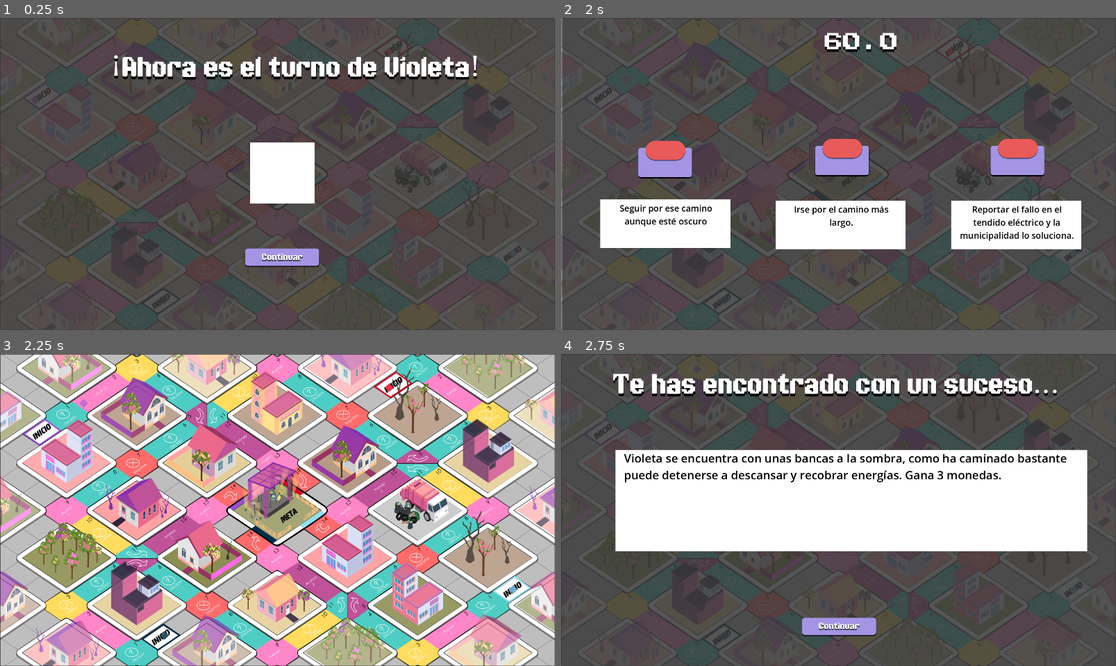
Above: before the commit, frames 1-4 (two rows, left to right).
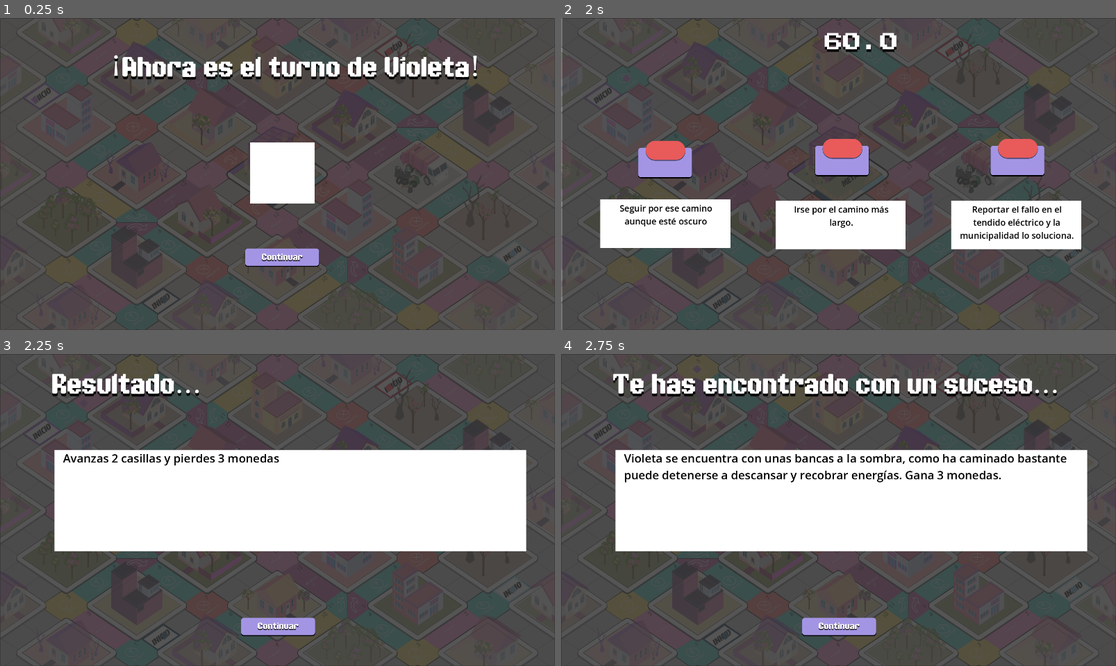
Above: after the commit, the same moments.

Repository: AleML1024/Ciudad-Magenta
Game: Godot game, scene res://Main.tscn
Same seed, same stepped clock (60 frames per second), same inputs: the game is played once before the commit and once after it.
Inputs (mouse positions are in pixels of both pictures, inside the frame that each line leads up to):
- Up to frame 1 (0.25 s): no input
- Up to frame 2 (2 s): click "Continuar" at 0.5 s; click "Continuar" at 1.25 s
- Up to frame 3 (2.25 s): click (105, 485) at 2.02 s
- Up to frame 4 (2.75 s): no input

Frames 1-2 are identical in both runs. In frame 3, 95% of the frame differs, in the area x 0-100%, y 0-100%; in frame 4, nothing differs.

Commit message:
Inicio de pantalla resultado

Diff:
--- a/Main.tscn
+++ b/Main.tscn
@@ -303,9 +303,12 @@
 
 [node name="Ruby" parent="Players" instance=ExtResource("3_trn2v")]
 position = Vector2(-17, 0)
+character_type = 1
 
 [node name="Celeste" parent="Players" instance=ExtResource("4_03owx")]
 position = Vector2(-12, 1)
+character_type = 2
 
 [node name="Marino" parent="Players" instance=ExtResource("5_wkp8b")]
 position = Vector2(-15, 4)
+character_type = 3
--- a/card_manager.gd
+++ b/card_manager.gd
@@ -60,15 +60,15 @@
 				"options" : [
 					{
 						"text": "Seguir por ese camino aunque esté oscuro",
-						"result": { "coins": -3, "move": 2}
+						"result": { "text": "Avanzas 2 casillas y pierdes 3 monedas", "coins": -3, "move": 2}
 					},
 					{
 						"text": "Irse por el camino más largo.",
-						"result": { "coins": 0, "move": 1}
+						"result": { "text": "Avanzas 1 casilla y no pierdes monedas", "coins": 0, "move": 1}
 					},
 					{
 						"text": "Reportar el fallo en el tendido eléctrico y la municipalidad lo soluciona.",
-						"result": { "coins": +3, "move": 1}
+						"result": { "text": "Avanzas 1 casilla y ganas 3 monedas", "coins": +3, "move": 1}
 					}
 				]
 			}
@@ -125,15 +125,15 @@
 				"options" : [
 					{
 						"text": "Pasar por la zona donde está la fábrica casi que sin respirar.",
-						"result": { "coins": -3, "move": 2}
+						"result": { "text": "Avanzas 2 casillas y pierdes 3 monedas", "coins": -3, "move": 2}
 					},
 					{
 						"text": "Evitar la ruta donde está la fábrica y dar la vuelta.",
-						"result": { "coins": 0, "move": 1}
+						"result": { "text": "Avanzas 1 casilla y no pierdes monedas", "coins": 0, "move": 1}
 					},
 					{
 						"text": "Reportar a la municipalidad la irregularidad en la emisión de gases y polvo.",
-						"result": { "coins": 0, "move": 1}
+						"result": { "text": "Avanzas 1 casilla y no pierdes monedas", "coins": 0, "move": 1}
 					}
 				]
 			}
@@ -186,15 +186,15 @@
 				"options" : [
 					{
 						"text": "Pasar por esa zona en donde el césped no se ha cortado, sin saber si existen sapos, culebras, lodo o huecos.",
-						"result": { "coins": -3, "move": 2}
+						"result": { "text": "Avanzas 2 casillas y pierdes 3 monedas", "coins": -3, "move": 2}
 					},
 					{
 						"text": "Dar la vuelta y pasar por otra zona en donde el césped sí haya sido podado.",
-						"result": { "coins": -3, "move": 1}
+						"result": { "text": "Avanzas 1 casilla y pierdes 3 monedas", "coins": -3, "move": 1}
 					},
 					{
 						"text": "Tomar fotos y publicar el descuido en redes sociales.",
-						"result": { "coins": +3, "move": 1}
+						"result": { "text": "Avanzas 1 casilla y ganas 3 monedas", "coins": +3, "move": 1}
 					}
 				]
 			}
@@ -248,11 +248,11 @@
 				"options" : [
 					{
 						"text": "Pasar caminando cuidadosamente por el sector en donde están jugando fútbol.",
-						"result": { "coins": -3, "move": 2}
+						"result": { "text": "Avanzas 2 casillas y pierdes 3 monedas", "coins": -3, "move": 2}
 					},
 					{
 						"text": "Irse por otra ruta en la que no estén jugando bola.",
-						"result": { "coins": 0, "move": 1}
+						"result": { "text": "Avanzas 1 casilla y no pierdes monedas", "coins": 0, "move": 1}
 					},
 					{
 						"text": "",
--- a/game_manager.gd
+++ b/game_manager.gd
@@ -14,6 +14,7 @@
 var game_time := 20 * 60
 var is_last_round := false
 var waiting_for_decision := false
+var pending_result : Dictionary = {}
 
 func _ready():
 	print("Game started")
@@ -28,6 +29,7 @@
 
 	text_screen.decision_continue_pressed.connect(_on_problem_continue)
 	text_screen.situation_continue_pressed.connect(_on_situation_continue)
+	text_screen.result_continue_pressed.connect(_on_result_continue)
 	decision_options_ui.option_selected.connect(_on_decision_resolved)
 	decision_options_ui.time_out.connect(_on_decision_timeout)
 
@@ -78,19 +80,6 @@
 	current_player_index = (current_player_index + 1) % players.size()
 	start_turn()
 
-func show_decision(player):
-	var card = player.pending_decision_card
-
-	if card.is_empty():
-		print("DECISIÓN sin carta válida")
-		return
-
-	if not card.has("text"):
-		print("Carta de decisión mal formada:", card)
-		return
-
-	print("DECISIÓN:", card["text"])
-
 func apply_decision_option(player, option: Dictionary):
 	player.has_pending_decision = false
 	player.pending_decision_card = {}
@@ -104,7 +93,8 @@
 		end_turn()
 
 func start_decision(player):
-	print("decision")
+	print("decision " + player.name)
+
 	waiting_for_decision = true
 	$TextScreen.visible = true
 	$DecisionOptionsScreen.visible = false
@@ -113,30 +103,23 @@
 	text_screen.show_screen(card["text"], "decision")
 
 
-func resolve_decision(player, result: Dictionary):
-	waiting_for_decision = false
-	player.has_pending_decision = false
-
-	if result.has("coins"):
-		player.add_coins(result["coins"])
-
-	if result.has("move") and result["move"] != 0:
-		player.move_steps(result["move"])
-	else:
-		end_turn()
-
 func _on_decision_resolved(result: Dictionary):
 	var player = players[current_player_index]
 
 	$DecisionOptionsScreen.visible = false
 	waiting_for_decision = false
 	player.has_pending_decision = false
+	$TextScreen.visible = true
+	text_screen.show_screen(result["text"], "result")
 
 	if result.has("coins"):
 		player.add_coins(result["coins"])
 
 	if result.has("move"):
 		await player.move_steps(result["move"])
+
+func _on_result_continue():
+	$TextScreen.visible = false
 
 func _on_decision_timeout():
 	$DecisionOptionsScreen.visible = false
--- a/text_screen.gd
+++ b/text_screen.gd
@@ -2,6 +2,7 @@
 
 signal decision_continue_pressed
 signal situation_continue_pressed
+signal result_continue_pressed
 
 @onready var body = $Panel/ColorRect/Label
 @onready var title = $Panel/Label
@@ -18,6 +19,8 @@
 		title.text = "Te has encontrado con un problema..."
 	if _type == "situation":
 		title.text = "Te has encontrado con un suceso..."
+	if _type == "result":
+		title.text = "Resultado..."
 	body.text = text
 	visible = true
 
@@ -27,3 +30,5 @@
 		emit_signal("decision_continue_pressed")
 	if _type == "situation":
 		emit_signal("situation_continue_pressed")
+	if _type == "result":
+		emit_signal("result_continue_pressed")
